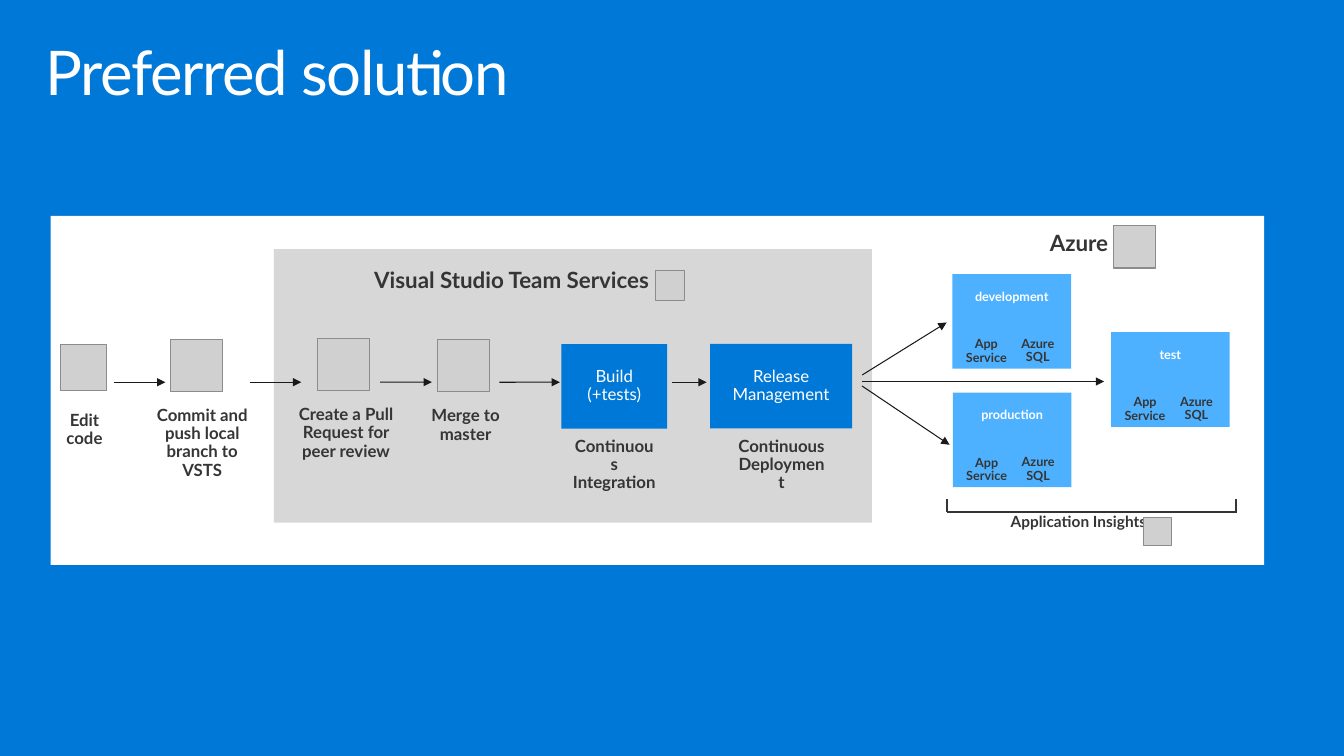
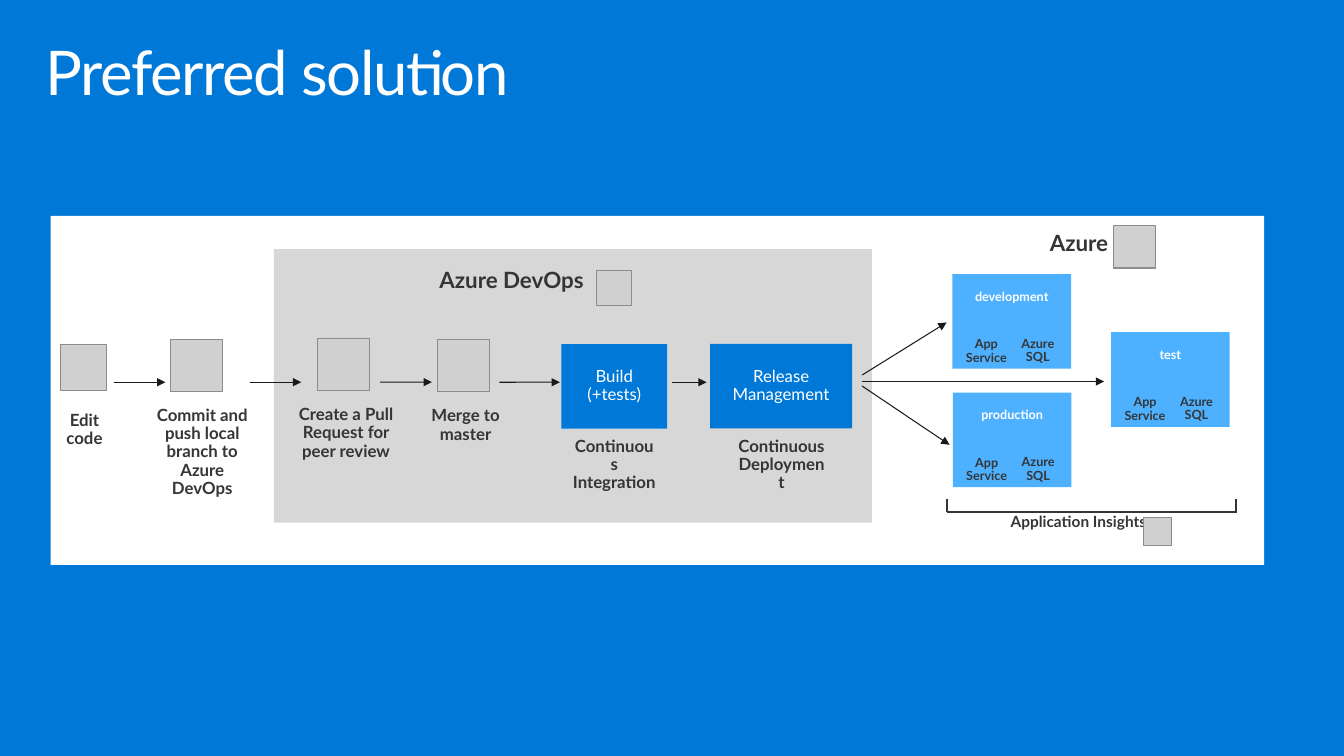
Before and after one commit to yashmadan123/MCW-Continuous-delivery-in-Azure-DevOps, a slide deck: slide 3 of Whiteboard design session/resources/Diagrams.pptx. Drawn at 1344x756 pixels with LibreOffice and Linux fonts; fonts in the diff are those of the drawing; grey boxes stand for pictures; background and template pictures are left out. Boxes give left, top, right and bottom in pixels: in the first picture for what was removed or moved away, otherwise in the second. Text is boxed around its words. In the diff, an @@ line names an element or a change of style, - is before the commit and + after.

```diff
--- a/Whiteboard design session/resources/Diagrams.pptx
+++ b/Whiteboard design session/resources/Diagrams.pptx
@@ text at (x1=439, y1=271, x2=584, y2=292): text changed @@
-Visual Studio Team Services
+Azure DevOps
@@ picture added at (x1=597, y1=270, x2=632, y2=306) @@
@@ picture removed at (x1=655, y1=270, x2=686, y2=300) @@
@@ text at (x1=157, y1=408, x2=247, y2=497): text changed @@
-Commit and push local branch to VSTS
+Commit and push local branch to Azure DevOps
```
Also in this commit, not shown: 2 other slides changed, 2 other files.
